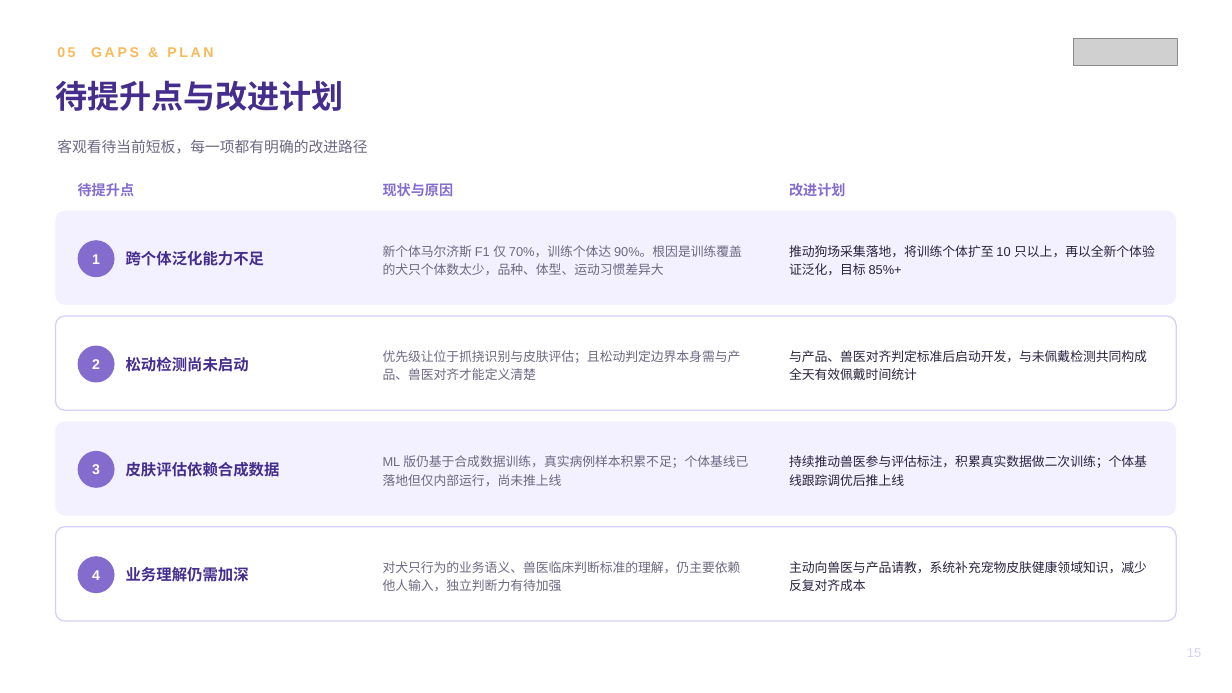
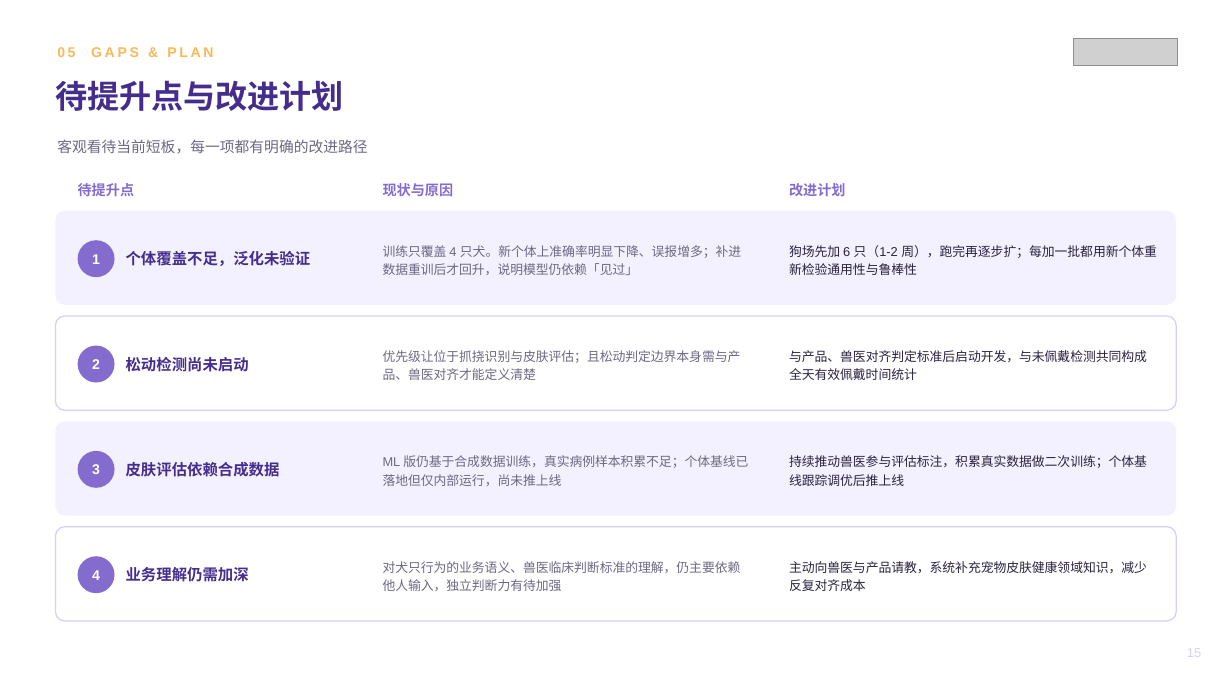
Before and after one commit to zhuyetuo/workplace_soft_skills, a slide deck: slide 15 of 转正述职/转正述职报告-朱业拓.pptx. Drawn at 1232x693 pixels with LibreOffice and Linux fonts; fonts in the diff are those of the drawing; grey boxes stand for pictures. Boxes give left, top, right and bottom in pixels: in the first picture for what was removed or moved away, otherwise in the second. Text is boxed around its words. In the diff, an @@ line names an element or a change of style, - is before the commit and + after.

```diff
--- a/转正述职/转正述职报告-朱业拓.pptx
+++ b/转正述职/转正述职报告-朱业拓.pptx
@@ text at <box>126,251,311,266</box>: text changed @@
-跨个体泛化能力不足
+个体覆盖不足，泛化未验证
@@ text at <box>383,245,741,275</box>: text changed @@
-新个体马尔济斯 F1 仅 70%，训练个体达 90%。根因是训练覆盖的犬只个体数太少，品种、体型、运动习惯差异大
+训练只覆盖 4 只犬。新个体上准确率明显下降、误报增多；补进数据重训后才回升，说明模型仍依赖「见过」
@@ text at <box>789,245,1157,275</box>: text changed @@
-推动狗场采集落地，将训练个体扩至 10 只以上，再以全新个体验证泛化，目标 85%+
+狗场先加 6 只（1-2 周），跑完再逐步扩；每加一批都用新个体重新检验通用性与鲁棒性
```
Also in this commit, not shown: 4 other slides changed, 1 slide added, 1 slide removed, 1 other file.
